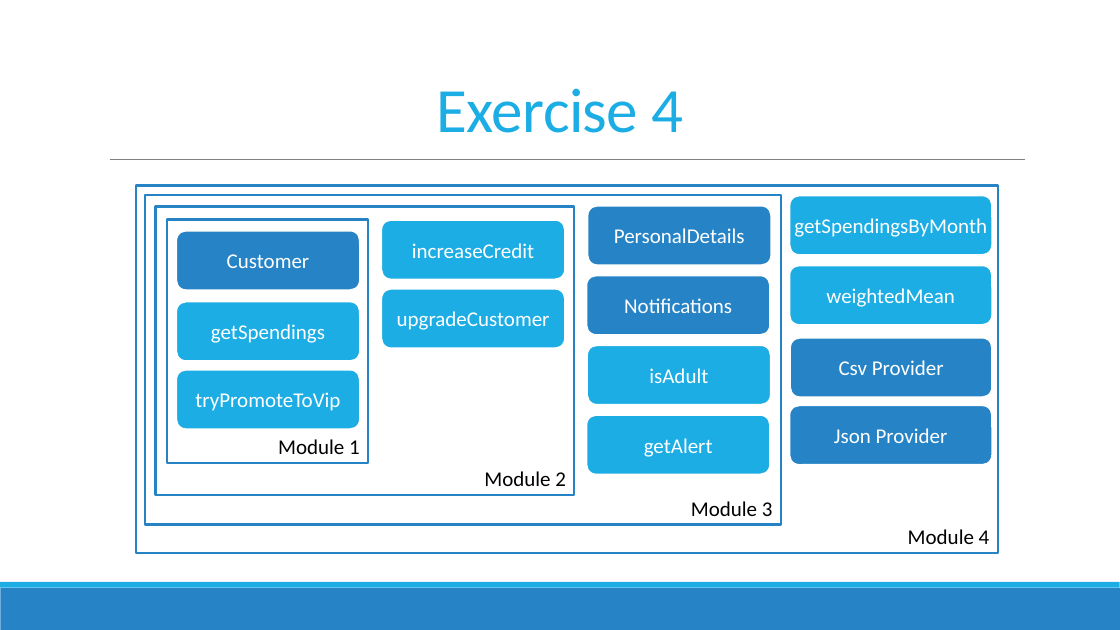
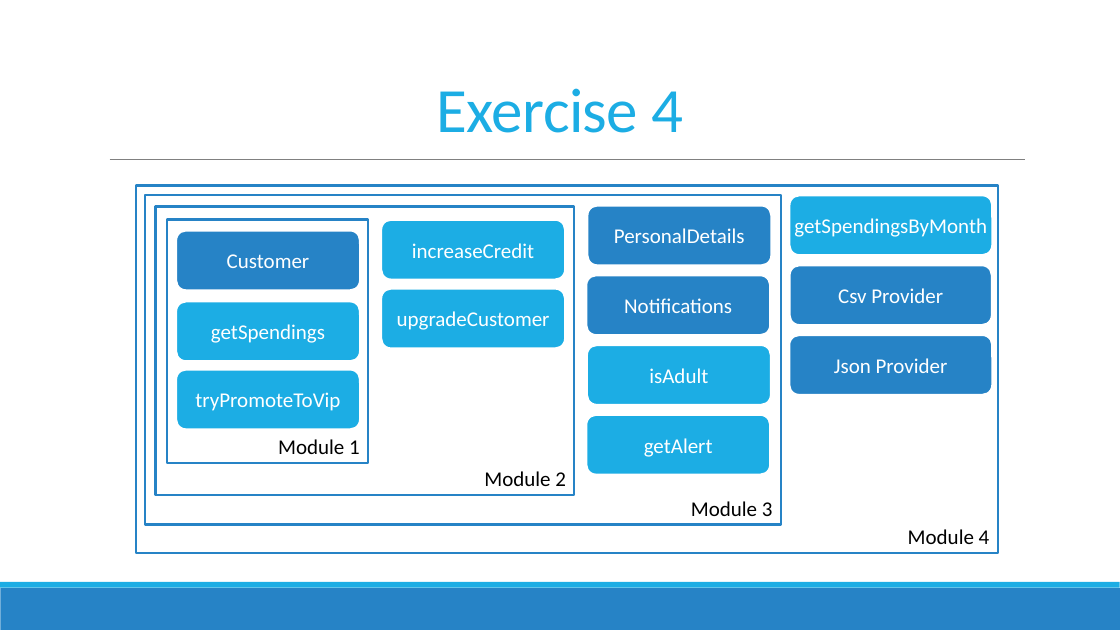
Before and after one commit to jorgef/fsharpworkshop, a slide deck: slide 73 of FSharpWorkshop_Slides.pptx (slide 79 before the commit). Drawn at 1120x630 pixels with LibreOffice and Linux fonts; fonts in the diff are those of the drawing. Boxes give left, top, right and bottom in pixels: in the first picture for what was removed or moved away, otherwise in the second. Text is boxed around its words. In the diff, an @@ line names an element or a change of style, - is before the commit and + after.

```diff
--- a/FSharpWorkshop_Slides.pptx
+++ b/FSharpWorkshop_Slides.pptx
@@ rounded rectangle removed at [789,266,992,326] @@
-weightedMean
@@ rounded rectangle "Csv Provider": place and size @@
-rounded rectangle "Csv Provider" at [790,338,992,398]
+rounded rectangle "Csv Provider" at [790,266,992,326]
@@ rounded rectangle "Json Provider": place and size @@
-rounded rectangle "Json Provider" at [789,405,992,465]
+rounded rectangle "Json Provider" at [789,335,992,396]
```
Also in this commit, not shown: 10 other slides changed, 1 slide added, 7 slides removed, 10 other files.
